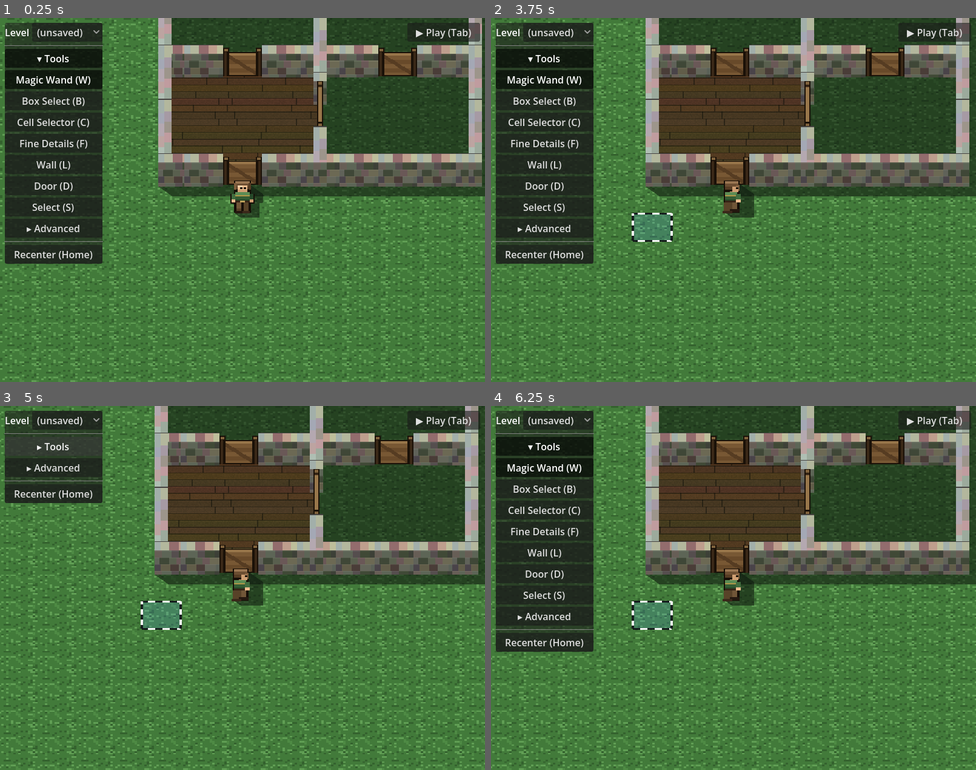
Above: before the commit, frames 1-4 (two rows, left to right).
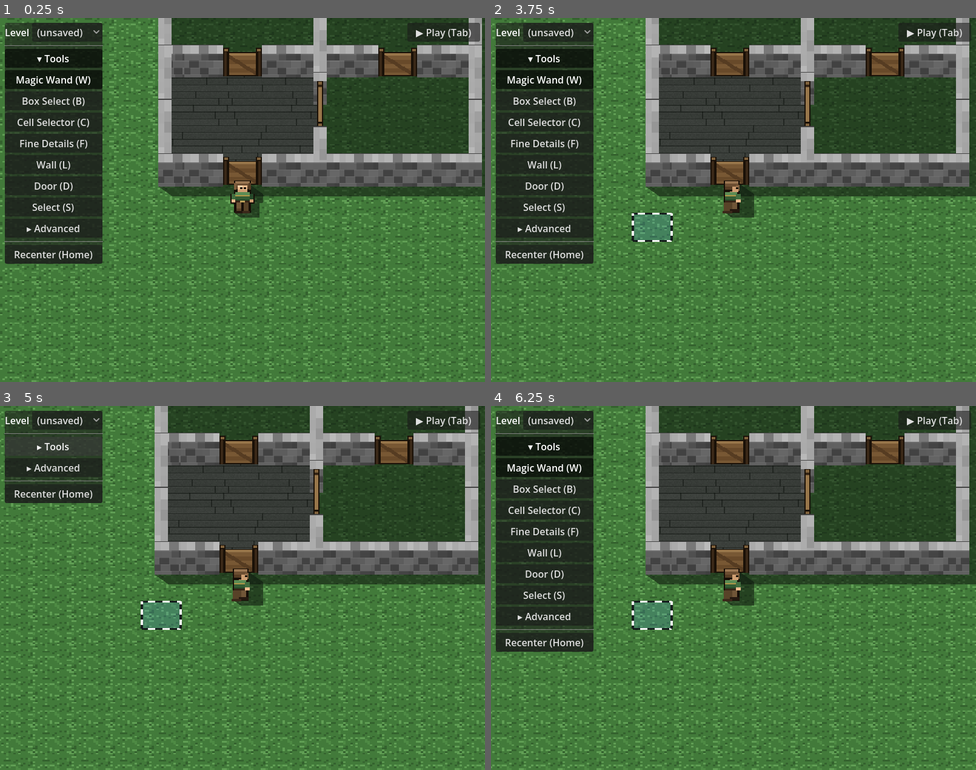
Above: after the commit, the same moments.

Repository: Malcolm-Malloy/grid-quest
Game: Godot game, scene res://main.tscn
Same seed, same stepped clock (60 frames per second), same inputs: the game is played once before the commit and once after it.
Inputs (mouse positions are in pixels of both pictures, inside the frame that each line leads up to):
- Up to frame 1 (0.25 s): no input
- Up to frame 2 (3.75 s): click "▶ Play (Tab)" at 0.5 s; click "■ Edit (Tab)" at 1.25 s; click "▶ Play (Tab)" at 2 s; tap Enter at 2.75 s; move the mouse to (840, 181) at 2.77 s; hold Right (ui_right) 2.78-3.5 s; tap Delete at 2.85 s; click (840, 181) at 2.92 s; drag from (636, 218) to (709, 272) at 3.52 s
- Up to frame 3 (5 s): click "▾ Tools" at 4.25 s
- Up to frame 4 (6.25 s): click "▸ Tools" at 5 s; click "Magic Wand (W)" at 5.75 s

The runs differ from the first frame. In frame 1, 4.1% of the frame differs, in the area x 33-100%, y 1-40%; in frame 2, 4.1%; in frame 3, 4.1%; in frame 4, 4.1%.

Commit message:
Wall/door rendering fixes, greyscale colour system, perf, creature design
Rendering / editor fixes:
- Wall-cap junctions: keep the front face on every wall cell (straight,
  corner, +/T junction) so all read as solid 3D bodies; the junction "T"
  was a colour issue, fixed by the greyscale conversion below
- Greyscale the tintable material textures (walls stone/wood/slate, floors
  wood/tile/carpet + pattern variants) so material=pattern, colour=tint reads
  true; grass + doors stay coloured
- Wall no longer connects to a PERPENDICULAR door (orientation-aware
  _in_wall_line; a door only continues a line in its own orientation)
- Door shadow: closed doors are flush in the wall, so fill the shadow's
  bottom-left cut (fixed the uncovered triangle at a thin-rail neighbour);
  removed the dead gate_shadow.gd twin

Performance (progressive build lag):
- Fixed a memory leak: obstacles.wall_shadow_polys accumulated across every
  rebuild (never cleared) -> unbounded O(n^3) merge
- Coalesce a wall drag's rebuilds to one per frame
- Shadow merge O(n^3) -> O(n^2) (6.68 -> 5.31 ms for a 205-wall house)

Design docs / assets:
- Design/creature-states.md (glossary + per-state form)
- ROADMAP: creature rarity/menu notes, greyscale, perf, all as-builts
- Source Images/ creature concept art (Godot-ignored via .gdignore)

New headless tests: wall_cap, door_orient, shadow_leak, bench_rebuild.
Full suite green.

Co-Authored-By: Claude Opus 4.8 <noreply@anthropic.com>

Diff:
--- /dev/null
+++ b/dev/bench_rebuild.gd
@@ -0,0 +1,57 @@
+extends Node
+
+# Dev-only benchmark: how long does one full map rebuild take for a big house, and where does the time go?
+# Builds a large walled structure, then times apply_map (the full rebuild every wall placement triggers)
+# and spawn_shadows (the O(n^3) shadow merge) separately.
+#   /Applications/Godot.app/Contents/MacOS/Godot --headless --path . res://dev/bench_rebuild.tscn
+
+func _t() -> int:
+	return Time.get_ticks_usec()
+
+func _ready() -> void:
+	MapIO.auto_load = false
+	var main: Node = load("res://main.tscn").instantiate()
+	add_child(main)
+	await get_tree().process_frame
+	var obs = main.get_node("World/Obstacles")
+
+	# a "big house": a 30x20 outer room with internal dividers, ~ a few hundred wall cells
+	var walls: Array = []
+	var x0 := 4; var y0 := 4; var w := 30; var h := 20
+	for x in range(x0, x0 + w):
+		walls.append(Vector2i(x, y0)); walls.append(Vector2i(x, y0 + h))
+	for y in range(y0, y0 + h + 1):
+		walls.append(Vector2i(x0, y)); walls.append(Vector2i(x0 + w - 1, y))
+	# internal dividers (rooms)
+	for gx in [10, 16, 22]:
+		for y in range(y0, y0 + h):
+			walls.append(Vector2i(gx, y))
+	for gy in [10, 14]:
+		for x in range(x0, x0 + w):
+			walls.append(Vector2i(x, gy))
+	# dedupe
+	var seen := {}
+	var uniq: Array = []
+	for c in walls:
+		if not seen.has(c):
+			seen[c] = true
+			uniq.append(c)
+	print("wall cells: ", uniq.size())
+
+	# time a full rebuild (what each wall placement runs)
+	var reps := 5
+	var t0 := _t()
+	for i in reps:
+		obs.apply_map(uniq, [])
+	var per_rebuild := float(_t() - t0) / reps / 1000.0
+	print("apply_map (full rebuild): %.2f ms each" % per_rebuild)
+
+	# time spawn_shadows alone (the merge)
+	var t1 := _t()
+	for i in reps:
+		obs.spawn_shadows()
+	var per_shadow := float(_t() - t1) / reps / 1000.0
+	print("spawn_shadows alone:      %.2f ms each" % per_shadow)
+	print("shadow poly count: ", obs.wall_shadow_polys.size())
+
+	get_tree().quit(0)
--- /dev/null
+++ b/dev/bench_rebuild.tscn
@@ -0,0 +1,6 @@
+[gd_scene format=3 uid="uid://bf5fxwqrsikb5"]
+
+[ext_resource type="Script" path="res://dev/bench_rebuild.gd" id="1"]
+
+[node name="BenchRebuild" type="Node"]
+script = ExtResource("1")
--- /dev/null
+++ b/dev/test_door_orient.gd
@@ -0,0 +1,50 @@
+extends Node
+
+# Dev-only test for orientation-aware wall/door connection (ROADMAP "Wall connects to a perpendicular
+# door" fix): a wall's corner logic treats a neighbouring DOOR as part of its wall line only if the door's
+# orientation matches the direction. A "horizontal" door continues a HORIZONTAL line; a "vertical" door a
+# VERTICAL line. So a wall no longer connects to a perpendicular door (e.g. a closet's side wall vs its
+# front door). Checked via obstacles._in_wall_line on the default map's real doors.
+# Text-only, no render.
+#   /Applications/Godot.app/Contents/MacOS/Godot --headless --path . res://dev/test_door_orient.tscn
+
+var _fails := 0
+
+func _check(label: String, cond: bool) -> void:
+	print(("PASS " if cond else "FAIL ") + label)
+	if not cond:
+		_fails += 1
+
+func _ready() -> void:
+	MapIO.auto_load = false
+	var main: Node = load("res://main.tscn").instantiate()
+	add_child(main)
+	await get_tree().process_frame
+	await get_tree().process_frame # let build_world (and _gate_orient) settle
+	var obs = main.get_node("World/Obstacles")
+
+	var v_door := Vector2i(10, 5) # default map: a VERTICAL door
+	var h_door := Vector2i(8, 7)  # default map: a HORIZONTAL door
+	var wall := Vector2i(6, 3)    # a wall
+	var empty := Vector2i(2, 2)   # open ground
+
+	_check("setup: (10,5) is a vertical door", obs.door_at(v_door).get("orientation", "") == "vertical")
+	_check("setup: (8,7) is a horizontal door", obs.door_at(h_door).get("orientation", "") == "horizontal")
+
+	# a VERTICAL door continues a vertical line, NOT a horizontal one
+	_check("vertical door: in a VERTICAL line", obs._in_wall_line(v_door, false))
+	_check("vertical door: NOT in a horizontal line", not obs._in_wall_line(v_door, true))
+
+	# a HORIZONTAL door continues a horizontal line, NOT a vertical one
+	_check("horizontal door: in a HORIZONTAL line", obs._in_wall_line(h_door, true))
+	_check("horizontal door: NOT in a vertical line", not obs._in_wall_line(h_door, false))
+
+	# a wall is part of a line in BOTH directions
+	_check("wall: in a horizontal line", obs._in_wall_line(wall, true))
+	_check("wall: in a vertical line", obs._in_wall_line(wall, false))
+
+	# open ground is in neither
+	_check("empty cell: in neither direction", not obs._in_wall_line(empty, true) and not obs._in_wall_line(empty, false))
+
+	print("RESULT: %s (%d failures)" % ["OK" if _fails == 0 else "FAILURES", _fails])
+	get_tree().quit(_fails)
--- /dev/null
+++ b/dev/test_door_orient.tscn
@@ -0,0 +1,6 @@
+[gd_scene format=3 uid="uid://do8mchbc2wgme"]
+
+[ext_resource type="Script" path="res://dev/test_door_orient.gd" id="1"]
+
+[node name="TestDoorOrient" type="Node"]
+script = ExtResource("1")
--- /dev/null
+++ b/dev/test_shadow_leak.gd
@@ -0,0 +1,49 @@
+extends Node
+
+# Dev-only guard for the wall-shadow accumulation leak (ROADMAP "Investigate lag"): spawn_shadows() runs
+# on EVERY map rebuild (every wall placement re-applies the whole map), and `wall_shadow_polys` is a
+# member array. It was appended to but never cleared, so it accumulated stale polys from every prior
+# rebuild forever, and the O(n^3) shadow merge over that growing array made building progressively laggier.
+# Fix: clear the array at the start of spawn_shadows. This test asserts the poly count stays constant
+# across repeated rebuilds instead of growing.
+# Text-only, no render.
+#   /Applications/Godot.app/Contents/MacOS/Godot --headless --path . res://dev/test_shadow_leak.tscn
+
+var _fails := 0
+
+func _check(label: String, cond: bool) -> void:
+	print(("PASS " if cond else "FAIL ") + label)
+	if not cond:
+		_fails += 1
+
+func _ready() -> void:
+	MapIO.auto_load = false
+	var main: Node = load("res://main.tscn").instantiate()
+	add_child(main)
+	await get_tree().process_frame
+	await get_tree().process_frame
+	var obs = main.get_node("World/Obstacles")
+
+	var n1: int = obs.wall_shadow_polys.size()
+	_check("initial build produced shadow polys", n1 > 0)
+
+	# calling spawn_shadows again (as every rebuild does) must NOT grow the array
+	obs.spawn_shadows()
+	var n2: int = obs.wall_shadow_polys.size()
+	obs.spawn_shadows()
+	var n3: int = obs.wall_shadow_polys.size()
+	_check("repeated spawn_shadows does not accumulate polys", n1 == n2 and n2 == n3)
+
+	# a full map re-apply (what a wall placement triggers) also keeps it stable
+	obs.apply_map(obs.blocked_cells.duplicate(), obs.gate_cells.duplicate())
+	var n4: int = obs.wall_shadow_polys.size()
+	_check("a full rebuild keeps the poly count stable (no leak)", n4 == n1)
+
+	# simulate many placements: rebuild 20 times, the count must stay flat (was quadratic growth before)
+	for i in 20:
+		obs.spawn_shadows()
+	var n5: int = obs.wall_shadow_polys.size()
+	_check("20 rebuilds keep the poly count flat (no progressive growth)", n5 == n1)
+
+	print("RESULT: %s (%d failures)" % ["OK" if _fails == 0 else "FAILURES", _fails])
+	get_tree().quit(_fails)
--- /dev/null
+++ b/dev/test_shadow_leak.tscn
@@ -0,0 +1,6 @@
+[gd_scene format=3 uid="uid://dpoev2bh5v2de"]
+
+[ext_resource type="Script" path="res://dev/test_shadow_leak.gd" id="1"]
+
+[node name="TestShadowLeak" type="Node"]
+script = ExtResource("1")
--- /dev/null
+++ b/dev/test_wall_cap.gd
@@ -0,0 +1,55 @@
+extends Node
+
+# Dev-only guard for wall faces (ROADMAP "Wall cap rebuild"): EVERY wall cell keeps its front face (its
+# 3D body) - a straight wall, a corner, AND a +/T through-junction. (An earlier pass dropped the face at
+# junctions/corners to make the cap connect; that removed the walls' body, so it was reverted. The
+# greyscale textures keep the cap from reading as a separate "T".) Checked via piece_rects returning both
+# a cap slice and a face rect (2 rects) on the default map's junction (10,7), corner (6,3), and an exposed
+# top-wall cell (7,3).
+# Text-only, no render.
+#   /Applications/Godot.app/Contents/MacOS/Godot --headless --path . res://dev/test_wall_cap.tscn
+
+var _fails := 0
+
+func _check(label: String, cond: bool) -> void:
+	print(("PASS " if cond else "FAIL ") + label)
+	if not cond:
+		_fails += 1
+
+# the full-width horizontal piece (run_length == 1) covering `cell` (not the thin vertical rail)
+func _horizontal_piece(cell: Vector2i):
+	for w in get_tree().get_nodes_in_group("walls"):
+		if w.run_length == 1 and w.covers_cell(cell):
+			return w
+	return null
+
+func _ready() -> void:
+	MapIO.auto_load = false
+	var main: Node = load("res://main.tscn").instantiate()
+	add_child(main)
+	await get_tree().process_frame
+	await get_tree().process_frame # walls spawn deferred; let them land
+
+	var obs = main.get_node("World/Obstacles")
+	var junction := Vector2i(10, 7) # + intersection: walls on all 4 sides
+	var corner := Vector2i(6, 3)    # top-left corner: south (6,4) is a wall
+	var exposed := Vector2i(7, 3)   # straight top wall: south (7,4) is open
+
+	_check("setup: (10,7) is a + junction (wall to the south)", obs.is_blocked(Vector2i(10, 8)))
+	_check("setup: (6,3) is a corner (wall to the south)", obs.is_blocked(Vector2i(6, 4)))
+	_check("setup: (7,3) is a straight wall (open to the south)", not obs.has_structure(Vector2i(7, 4)))
+
+	var jseg = _horizontal_piece(junction)
+	var cseg = _horizontal_piece(corner)
+	var eseg = _horizontal_piece(exposed)
+	_check("found the junction piece", jseg != null)
+	_check("found the corner piece", cseg != null)
+	_check("found the exposed piece", eseg != null)
+
+	# every wall cell keeps its front face: piece_rects returns a cap slice + a face rect (2 rects)
+	_check("junction keeps its face (cap + face)", jseg != null and jseg.piece_rects(junction).size() == 2)
+	_check("corner keeps its face (cap + face)", cseg != null and cseg.piece_rects(corner).size() == 2)
+	_check("exposed keeps its face (cap + face)", eseg != null and eseg.piece_rects(exposed).size() == 2)
+
+	print("RESULT: %s (%d failures)" % ["OK" if _fails == 0 else "FAILURES", _fails])
+	get_tree().quit(_fails)
--- /dev/null
+++ b/dev/test_wall_cap.tscn
@@ -0,0 +1,6 @@
+[gd_scene format=3 uid="uid://bf5gkso1m0yb5"]
+
+[ext_resource type="Script" path="res://dev/test_wall_cap.gd" id="1"]
+
+[node name="TestWallCap" type="Node"]
+script = ExtResource("1")
--- a/floors/floor_manager.gd
+++ b/floors/floor_manager.gd
@@ -168,6 +168,8 @@
 var _mode: Mode = Mode.WAND  # active authoring mode (set by the tool strip)
 var _door_orient := "horizontal" # DOOR mode: orientation used when the cell has no wall run (R flips)
 var _painting := false       # true while the left button is held, for drag painting
+var _walls_dirty := false    # a wall drag added cells this frame; rebuild ONCE in _process instead of
+							 # per motion event (a full map rebuild per cell stutters, see "Investigate lag")
 # Box-select (Mode.BOX): drag a rectangle to select every quarter inside it, regardless of material or
 # room. Combines with the current selection per the drag-start modifier (Shift add / Alt subtract).
 var _box_active := false      # true while a box drag is in progress
@@ -331,6 +333,11 @@
 # tracks the current camera, so re-detecting the hovered cell each frame follows the world. The
 # hover updates are deduped by cell/rect, so a still camera and mouse cost nothing.
 func _process(_delta: float) -> void:
+	# coalesce a wall drag's map rebuilds to at most ONE per frame (each rebuild is a full map re-apply;
+	# doing it per motion event stutters). The walls were already added to the model in _place_wall_at.
+	if _walls_dirty:
+		_walls_dirty = false
+		_reapply_map()
 	_update_hover()
 
 func _unhandled_input(event: InputEvent) -> void:
@@ -415,6 +422,9 @@
 				get_viewport().set_input_as_handled()
 			elif _painting:
 				_painting = false
+				if _walls_dirty: # flush the final pending rebuild so the commit captures it
+					_walls_dirty = false
+					_reapply_map()
 				EditHistory.commit("wall")
 			return
 		# Cell / Fine / Erase: left-click and left-drag paint
@@ -1340,7 +1350,7 @@
 		obs.wall_colors[cell] = _wall_brush_color
 	if _wall_brush_mat != "stone":
 		obs.wall_materials[cell] = _wall_brush_mat
-	_reapply_map()
+	_walls_dirty = true # rebuild once in _process (coalesces a fast drag's many cells into one rebuild/frame)
 
 # --- Build Wall configurator (right-click "Build Wall" submenu) ---
 
--- a/world/gate.gd
+++ b/world/gate.gd
@@ -80,17 +80,27 @@
 # manager to merge with the walls. Each state is a set of [left,right,top,bottom]
 # rects smeared down-right at 45 degrees.
 func shadow_polys() -> Array:
+	# A CLOSED door sits flush inside its wall line, so its shadow should NOT trail off at 45 degrees on
+	# the bottom-left: that cut showed as an uncovered triangle when the door's neighbour was a thin
+	# vertical rail (a corner/closet layout) that could not cover it. Fill it (left edge straight down).
+	# An OPEN door's posts/swung panel are free-standing, so they keep the normal hexagon cut.
+	var flush := not is_open
 	var out: Array = []
 	for rect in _shadow_rects():
 		var l: float = rect[0]
 		var r: float = rect[1]
 		var t: float = rect[2]
 		var b: float = rect[3]
-		out.append(PackedVector2Array([
+		var poly := PackedVector2Array([
 			Vector2(l, t), Vector2(r, t),
 			Vector2(r + SHADOW_CAST, t + SHADOW_CAST), Vector2(r + SHADOW_CAST, b + SHADOW_CAST),
-			Vector2(l + SHADOW_CAST, b + SHADOW_CAST), Vector2(l, b),
-		]))
+		])
+		if flush:
+			poly.append(Vector2(l, b + SHADOW_CAST)) # flush: left edge runs straight down (no cut)
+		else:
+			poly.append(Vector2(l + SHADOW_CAST, b + SHADOW_CAST))
+			poly.append(Vector2(l, b)) # bottom-left 45-degree diagonal
+		out.append(poly)
 	return out
 
 func _shadow_rects() -> Array:
--- a/world/gate_shadow.gd
+++ /dev/null
@@ -1,71 +0,0 @@
-extends Node2D
-
-# Dynamic cast shadow for one gate. It redraws whenever the gate opens/closes or
-# its door swings, so the door's shadow follows it. It lives in the ShadowGroup
-# next to the static wall shadows and merges with them (drawn opaque; the group
-# applies the one transparency, so no double-darkening at overlaps).
-#
-# Each state is expressed as a set of [left, right, top, bottom] rects in world/grid
-# space; every rect is smeared down-right at 45 degrees into a hexagon, matching the
-# wall shadows. Closed => a single strip continuous with the wall. Open => the two
-# posts plus the swung door offset to the side.
-
-const CELL := 32
-const WALL_H := 7 # cap rise, matches wall_segment/obstacles
-const THIN := 11 # thin-rail / post width, matches CAP_HEIGHT
-const CAST := 12.0 # 45-degree smear length, matches obstacles.SHADOW_CAST
-
-var gate: Node2D
-var shadow_color := Color(0.05, 0.08, 0.05, 1.0)
-
-func _draw() -> void:
-	if gate == null:
-		return
-	for rect in _rects():
-		var l: float = rect[0]
-		var r: float = rect[1]
-		var t: float = rect[2]
-		var b: float = rect[3]
-		draw_colored_polygon(PackedVector2Array([
-			Vector2(l, t),
-			Vector2(r, t),
-			Vector2(r + CAST, t + CAST), # top-right 45-degree diagonal
-			Vector2(r + CAST, b + CAST),
-			Vector2(l + CAST, b + CAST),
-			Vector2(l, b), # bottom-left 45-degree diagonal
-		]), shadow_color)
-
-func _rects() -> Array:
-	var cx: int = gate.cell.x
-	var cy: int = gate.cell.y
-	var center_x := cx * CELL + CELL / 2.0
-	var cap_top := float(cy * CELL - WALL_H)
-	var cell_top := float(cy * CELL) # closed gates start here, not at cap_top, so the
-	# 7px cap doesn't spill a shadow above the cell where there's no wall overhead
-	var base := float(cy * CELL + CELL)
-	var thin_l := center_x - THIN / 2.0
-	var thin_r := center_x + THIN / 2.0
-	var out := []
-	if gate.orientation == "vertical":
-		if not gate.is_open:
-			out.append([thin_l, thin_r, cell_top, base]) # closed: thin strip (like the wall)
-		else:
-			out.append([thin_l, thin_r, cap_top, cy * CELL + 6.0]) # top post
-			out.append([thin_l, thin_r, base - 6.0, base]) # bottom post
-			if gate.swing_right:
-				out.append([center_x + 3.0, center_x + 24.0, cap_top, base]) # door swung east
-			else:
-				out.append([center_x - 24.0, center_x - 3.0, cap_top, base]) # door swung west
-	else:
-		var left := float(cx * CELL)
-		var right := float(cx * CELL + CELL)
-		if not gate.is_open:
-			out.append([left, right, cell_top, base]) # closed: full-width strip
-		else:
-			out.append([left, left + 5.0, cap_top, base]) # left post
-			out.append([right - 5.0, right, cap_top, base]) # right post
-			if gate.swing_up:
-				out.append([left + 1.0, left + 6.0, cap_top - 22.0, cap_top + 4.0]) # door swung up
-			else:
-				out.append([left + 1.0, left + 6.0, base - 4.0, base + 22.0]) # door swung down
-	return out
--- a/world/obstacles.gd
+++ b/world/obstacles.gd
@@ -43,6 +43,10 @@
 # per-cell wall material (which face/cap texture pair). Only non-"stone" cells are stored (stone is
 # the default); MapIO persists it. Parallel to and independent of wall_colors.
 var wall_materials := {} # Vector2i cell -> String ("wood" / "slate"; "stone" = default = unstored)
+
+# door cell -> orientation ("horizontal"/"vertical"), rebuilt each build_world for O(1) lookup by the
+# corner logic (see _in_wall_line). A door only continues a wall line running in its own orientation.
+var _gate_orient := {}
 
 func _ready() -> void:
 	add_to_group("obstacles") # so MapIO can find the world root to save/rebuild
@@ -91,6 +95,11 @@
 		)
 		get_parent().add_child.call_deferred(gate)
 
+	# door orientation lookup for the corner logic below (rebuilt each map)
+	_gate_orient.clear()
+	for d in gate_cells:
+		_gate_orient[d["cell"]] = d["orientation"]
+
 	# Two independent passes so the two rail types never fight over a cell:
 	#
 	#   1. Horizontal rails (top/bottom of the square): full-width pieces. At a
@@ -103,15 +112,17 @@
 	#      column. A run starts at the top of a vertical span and extends DOWN
 	#      through every blocked cell, corner cells included, so it physically
 	#      overlaps the corner and the square closes with no grass gap.
-	# Corner/junction decisions use has_structure (wall OR door), not just walls, so a door adjacent
-	# to a corner still forms the L: a door is part of the wall LINE (a doorway in it), so the corner
-	# must turn toward it. Only WALL cells ever spawn a rail; the door cell itself is never drawn over.
+	# Corner/junction decisions treat a neighbour as part of the wall LINE if it is a wall, OR a door whose
+	# ORIENTATION matches the direction (a "horizontal" door lies in a horizontal line, a "vertical" door in
+	# a vertical line). So a wall corners toward a doorway in its OWN line, but not toward a perpendicular
+	# door (e.g. a closet's side wall must not connect to the closet's front door). Only WALL cells ever
+	# spawn a rail; the door cell itself is never drawn over.
 	for cell in blocked_cells:
-		var has_left := has_structure(Vector2i(cell.x - 1, cell.y))
-		var has_right := has_structure(Vector2i(cell.x + 1, cell.y))
+		var has_left := _in_wall_line(Vector2i(cell.x - 1, cell.y), true)
+		var has_right := _in_wall_line(Vector2i(cell.x + 1, cell.y), true)
 		if not (has_left or has_right):
 			continue
-		var has_vertical := has_structure(Vector2i(cell.x, cell.y - 1)) or has_structure(Vector2i(cell.x, cell.y + 1))
+		var has_vertical := _in_wall_line(Vector2i(cell.x, cell.y - 1), false) or _in_wall_line(Vector2i(cell.x, cell.y + 1), false)
 		if has_vertical and has_right and not has_left:
 			# left corner: horizontal arm reaches right, outer (left) edge flush
 			# with the centered vertical rail's left edge
@@ -124,12 +135,12 @@
 			spawn_segment(cell, 1, 0.0)
 
 	for cell in blocked_cells:
-		# "part of a vertical line" counts a door neighbour (structure), so the wall cell above/below
-		# a door still gets a rail and the corner closes. A door interrupts the RUN though: the rail
-		# only extends over consecutive WALL cells (stops at the door), and a new run starts on the far
-		# side, so a length-1 rail lands on a corner cell that sits against a door.
-		var has_above := has_structure(Vector2i(cell.x, cell.y - 1))
-		var has_below := has_structure(Vector2i(cell.x, cell.y + 1))
+		# "part of a vertical line" counts a wall or a VERTICAL door above/below (an orientation-matched
+		# doorway), so the wall cell above/below a vertical door still gets a rail and the corner closes,
+		# but a perpendicular (horizontal) door does NOT pull a vertical rail. A door interrupts the RUN
+		# though (the rail only extends over consecutive WALL cells, stops at the door, new run on the far side).
+		var has_above := _in_wall_line(Vector2i(cell.x, cell.y - 1), false)
+		var has_below := _in_wall_line(Vector2i(cell.x, cell.y + 1), false)
 		if not (has_above or has_below):
 			continue # not part of any vertical line
 		if blocked_cells.has(Vector2i(cell.x, cell.y - 1)):
@@ -156,11 +167,15 @@
 var wall_shadow_polys: Array = [] # collected static wall shadow hexagons
 
 func spawn_shadows() -> void:
+	# reset first: build_world/spawn_shadows runs on EVERY map rebuild (every wall placement re-applies the
+	# map), and this array is a member, so without clearing it accumulated stale polys from every prior
+	# rebuild forever, making the shadow merge grow without bound (progressive lag + memory leak).
+	wall_shadow_polys.clear()
 	var structure: Dictionary = {}
 	for c in blocked_cells:
 		structure[c] = true
 	# gate cells are deliberately excluded: each gate casts its OWN shadow (see
-	# gate_shadow.gd) so the cast updates dynamically as it opens and closes,
+	# gate.gd shadow_polys) so the cast updates dynamically as it opens and closes,
 	# while these wall runs stay static
 
 	# horizontal walls: one FULL-WIDTH shadow per left-to-right run
@@ -250,6 +265,15 @@
 
 func is_blocked(cell: Vector2i) -> bool:
 	return blocked_cells.has(cell)
+
+# is `cell` part of a wall LINE running in the given direction? A WALL always is. A DOOR is only if its
+# orientation matches: a "horizontal" door lies in a horizontal line, a "vertical" door in a vertical one.
+# This keeps the corner logic from connecting a wall to a perpendicular door. Uses the _gate_orient
+# lookup built in build_world (O(1)); call only during/after a build.
+func _in_wall_line(cell: Vector2i, horizontal: bool) -> bool:
+	if blocked_cells.has(cell):
+		return true
+	return _gate_orient.get(cell, "") == ("horizontal" if horizontal else "vertical")
 
 # --- structure removal (Erase tool) ---
 
--- a/world/shadow_manager.gd
+++ b/world/shadow_manager.gd
@@ -114,29 +114,27 @@
 # merges a list of polygons into disjoint boundary (CCW) regions. Holes (CW rings)
 # are dropped; directional cast shadows don't enclose anything, so none arise here.
 func _merge_all(polys: Array) -> Array:
+	# union the shadow polys into non-overlapping regions. Incremental accumulation: each poly is merged
+	# into the existing regions in a single pass, re-checking after each merge because a combined region
+	# grows and may then overlap another. O(n^2) worst case vs the old full-restart-scan's O(n^3), which
+	# mattered on big houses (see "Investigate lag"). Two polys "combine" when their union is a single
+	# outer (CCW) polygon; if they don't overlap, merge_polygons returns both, so nothing is merged.
 	var regions: Array = []
 	for p in polys:
-		regions.append(p)
-	var changed := true
-	while changed:
-		changed = false
-		var n := regions.size()
-		for i in range(n):
-			for j in range(i + 1, n):
-				var m := Geometry2D.merge_polygons(regions[i], regions[j])
+		var cur: PackedVector2Array = p
+		var merged := true
+		while merged:
+			merged = false
+			for i in range(regions.size()):
+				var m := Geometry2D.merge_polygons(cur, regions[i])
 				var ccw: Array = []
-				for p in m:
-					if not Geometry2D.is_polygon_clockwise(p):
-						ccw.append(p)
-				if ccw.size() == 1: # the two overlapped and became one region
-					var newr: Array = []
-					for k in range(n):
-						if k != i and k != j:
-							newr.append(regions[k])
-					newr.append(ccw[0])
-					regions = newr
-					changed = true
+				for q in m:
+					if not Geometry2D.is_polygon_clockwise(q):
+						ccw.append(q)
+				if ccw.size() == 1: # overlapped -> combined into one region
+					cur = ccw[0]
+					regions.remove_at(i)
+					merged = true
 					break
-			if changed:
-				break
+		regions.append(cur)
 	return regions
--- a/world/wall_segment.gd
+++ b/world/wall_segment.gd
@@ -137,8 +137,8 @@
 		if slice_bottom > slice_top:
 			_stamp(_cell_textures(i)[1], Rect2(x_start, slice_top, width, slice_bottom - slice_top), cap_origin, _cell_color(i))
 
-	# front face: only the bottom cell shows one (the run is seen edge-on), tinted darker, in the
-	# bottom cell's material
+	# front face: the bottom cell shows one (a straight wall, a corner, AND a cross junction, so every wall
+	# keeps its 3D body), tinted darker, in the bottom cell's material.
 	var fc := _cell_color(run_length - 1)
 	_stamp(_cell_textures(run_length - 1)[0], Rect2(x_start, cap_bottom, width, face_height), face_origin,
 			Color(fc.r * FACE_SHADE, fc.g * FACE_SHADE, fc.b * FACE_SHADE, 1.0))
Not shown, added: Source Images/.gdignore
Binary file added: Source Images/Beasts/creature_animal_domesticated_horse.jpeg
Binary file added: Source Images/Beasts/creature_animal_frog.jpeg
Binary file added: Source Images/Beasts/creature_bridge_lizard.jpeg
Binary file added: Source Images/Beasts/creature_fire_horse.jpeg
Binary file added: Source Images/Beasts/creature_frost_frog.jpeg
Not shown, added: dev/bench_rebuild.gd.uid
Not shown, added: dev/test_door_orient.gd.uid
Not shown, added: dev/test_shadow_leak.gd.uid
Not shown, added: dev/test_wall_cap.gd.uid
Binary file changed: floors/carpet_argyle.png
Binary file changed: floors/carpet_floor.png
(and 13 more such lines)
